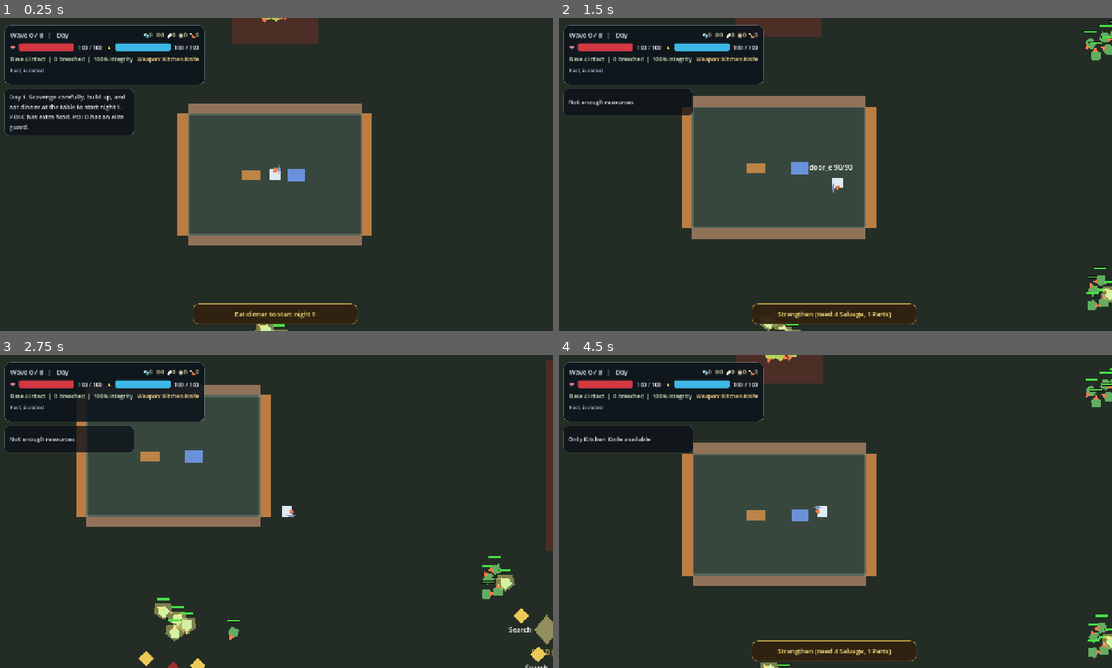
Above: before the commit, frames 1-4 (two rows, left to right).
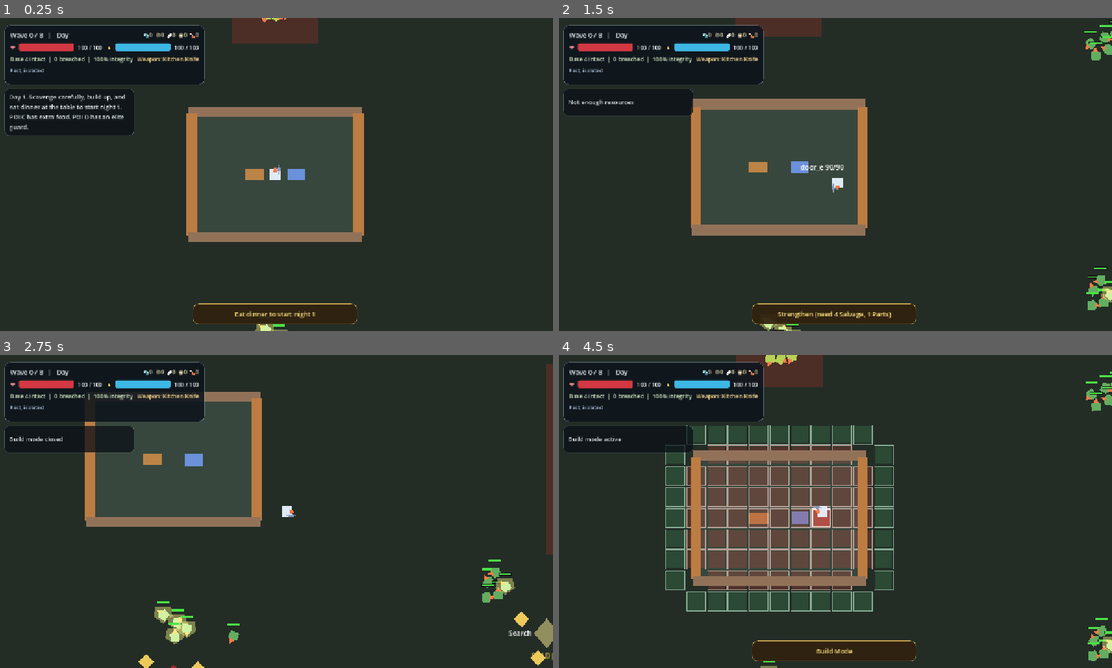
Above: after the commit, the same moments.

Repository: fb-retired-eng/home-survival
Game: Godot game, scene res://scenes/main/Game.tscn
Two runs of this game, one before a commit and one after it. Both use one fixed random seed, a clock stepped at 60 frames per second and the inputs below.
Inputs:
- Up to frame 1 (0.25 s): no input
- Up to frame 2 (1.5 s): tap Enter at 0.5 s; hold D (move_right) 0.53-1.28 s; tap Space (attack) at 0.6 s; tap E (interact) at 0.8, 1.35 s; hold S (move_down) from 1.28 s (still down)
- Up to frame 3 (2.75 s): tap B (build_mode, bound only after the commit) at 1.55, 2.1 s; release S (move_down) at 2.03 s; hold D (move_right) from 2.03 s (still down); tap Space (attack) at 2.3 s
- Up to frame 4 (4.5 s): release D (move_right) at 2.78 s; hold W (move_up) 2.78-3.53 s; tap Space (attack) at 2.85 s; tap E (interact) at 3.05, 3.6 s; hold A (move_left) from 3.53 s (still down); tap B (build_mode, bound only after the commit) at 3.8 s; tap C (reload_weapon) at 4.15 s; tap X (switch_weapon) at 4.35 s

The runs differ from the first frame. In frame 1, 3.8% of the frame differs, in the area x 32-68%, y 27-73%; in frame 2, 3.8%; in frame 3, 4.4%; in frame 4, 20%, in the area x 1-100%, y 0-100%.

Commit message:
Add construction grid foundation

Diff:
--- a/data/resources/mvp0_perimeter.tres
+++ b/data/resources/mvp0_perimeter.tres
@@ -8,7 +8,7 @@
 [sub_resource type="Resource" id="1"]
 script = ExtResource("2_segment")
 socket_id = &"wall_n"
-position = Vector2(1280, 568)
+position = Vector2(1280, 576)
 current_hp = 120
 structure_profile = ExtResource("3_wall_profile")
 socket_size = Vector2(400, 24)
@@ -18,7 +18,7 @@
 [sub_resource type="Resource" id="2"]
 script = ExtResource("2_segment")
 socket_id = &"wall_s"
-position = Vector2(1280, 872)
+position = Vector2(1280, 864)
 current_hp = 120
 structure_profile = ExtResource("3_wall_profile")
 socket_size = Vector2(400, 24)
@@ -29,7 +29,7 @@
 script = ExtResource("2_segment")
 socket_id = &"door_w"
 socket_type = "door"
-position = Vector2(1068, 720)
+position = Vector2(1088, 720)
 structure_profile = ExtResource("4_door_profile")
 socket_size = Vector2(24, 280)
 interaction_area_offset = Vector2(40, 0)
@@ -39,7 +39,7 @@
 script = ExtResource("2_segment")
 socket_id = &"door_e"
 socket_type = "door"
-position = Vector2(1492, 720)
+position = Vector2(1472, 720)
 structure_profile = ExtResource("4_door_profile")
 socket_size = Vector2(24, 280)
 interaction_area_offset = Vector2(-40, 0)
--- a/project.godot
+++ b/project.godot
@@ -75,6 +75,11 @@
 "events": [Object(InputEventKey,"resource_local_to_scene":false,"resource_name":"","device":-1,"window_id":0,"alt_press …(191 unchanged characters)…
 ]
 }
+build_mode={
+"deadzone": 0.5,
+"events": [Object(InputEventKey,"resource_local_to_scene":false,"resource_name":"","device":-1,"window_id":0,"alt_pressed":false,"shift_pressed":false,"ctrl_pressed":false,"meta_pressed":false,"pressed":false,"keycode":0,"physical_keycode":66,"key_label":0,"unicode":98,"location":0,"echo":false,"script":null)
+]
+}
 restart_run={
 "deadzone": 0.5,
 "events": [Object(InputEventKey,"resource_local_to_scene":false,"resource_name":"","device":-1,"window_id":0,"alt_press …(192 unchanged characters)…
--- a/scenes/main/Game.tscn
+++ b/scenes/main/Game.tscn
@@ -27,6 +27,7 @@
 [ext_resource type="Resource" path="res://data/enemies/zombie_brute.tres" id="26_brute_enemy"]
 [ext_resource type="Resource" path="res://data/enemies/zombie_elite_spitter.tres" id="27_elite_spitter_enemy"]
 [ext_resource type="Resource" path="res://data/enemies/zombie_elite_brute.tres" id="28_elite_brute_enemy"]
+[ext_resource type="PackedScene" path="res://scenes/world/ConstructionGrid.tscn" id="29_construction_grid_scene"]
 
 [sub_resource type="RectangleShape2D" id="1_horizontal_wall"]
 size = Vector2(2560, 32)
@@ -80,6 +81,11 @@
 color = Color(0.84, 0.9, 0.82, 0.2)
 polygon = PackedVector2Array(1476, 580, 1480, 580, 1480, 860, 1476, 860)
 
+[node name="ConstructionGrid" parent="World" unique_id=1901099546 instance=ExtResource("29_construction_grid_scene")]
+position = Vector2(1088, 576)
+buildable_cells = PackedVector2Array(0, -1, 1, -1, 2, -1, 3, -1, 4, -1, 5, -1, 6, -1, 7, -1, 8, -1, 0, 7, 1, 7, 2, 7, 3, 7, 4, 7, 5, 7, 6, 7, 7, 7, 8, 7, -1, 0, -1, 1, -1, 2, -1, 3, -1, 4, -1, 5, -1, 6, 9, 0, 9, 1, 9, 2, 9, 3, 9, 4, 9, 5, 9, 6)
+reserved_cells = PackedVector2Array(1, 0, 2, 0, 3, 0, 4, 0, 5, 0, 6, 0, 7, 0, 1, 1, 2, 1, 3, 1, 4, 1, 5, 1, 6, 1, 7, 1, 0, 1, 0, 2, 0, 3, 0, 4, 0, 5, 8, 1, 8, 2, 8, 3, 8, 4, 8, 5, 1, 2, 2, 2, 3, 2, 4, 2, 5, 2, 6, 2, 7, 2, 1, 3, 2, 3, 3, 3, 4, 3, 5, 3, 6, 3, 7, 3, 1, 4, 2, 4, 3, 4, 4, 4, 5, 4, 6, 4, 7, 4, 1, 5, 2, 5, 3, 5, 4, 5, 5, 5, 6, 5, 7, 5, 1, 6, 2, 6, 3, 6, 4, 6, 5, 6, 6, 6, 7, 6)
+
 [node name="NorthLane" type="Polygon2D" parent="World" unique_id=348883657]
 color = Color(0.46, 0.19, 0.16, 0.5)
 polygon = PackedVector2Array(1180, 0, 1380, 0, 1380, 420, 1180, 420)
@@ -414,10 +420,10 @@
 shape = SubResource("2_vertical_wall")
 
 [node name="SleepPoint" parent="World" unique_id=718184641 instance=ExtResource("3_sleep_scene")]
-position = Vector2(1328, 722)
+position = Vector2(1328, 720)
 
 [node name="FoodTable" parent="World" unique_id=1408184640 instance=ExtResource("20_food_table_scene")]
-position = Vector2(1226, 722)
+position = Vector2(1232, 720)
 
 [node name="DefenseSockets" type="Node2D" parent="World" unique_id=1508673809]
 
--- /dev/null
+++ b/scenes/world/ConstructionGrid.tscn
@@ -0,0 +1,24 @@
+[gd_scene load_steps=2 format=3]
+
+[ext_resource type="Script" path="res://scripts/world/construction_grid.gd" id="1_construction_grid"]
+
+[node name="ConstructionGrid" type="Node2D"]
+script = ExtResource("1_construction_grid")
+z_as_relative = false
+z_index = 40
+
+[node name="BuildableOverlay" type="Node2D" parent="."]
+
+[node name="ReservedOverlay" type="Node2D" parent="."]
+
+[node name="Preview" type="Polygon2D" parent="."]
+visible = false
+color = Color(0.36, 0.9, 0.48, 0.58)
+polygon = PackedVector2Array(-20, -20, 20, -20, 20, 20, -20, 20)
+
+[node name="PreviewOutline" type="Line2D" parent="."]
+visible = false
+width = 3.0
+default_color = Color(0.96, 0.98, 0.92, 0.95)
+closed = true
+points = PackedVector2Array(-20, -20, 20, -20, 20, 20, -20, 20)
--- /dev/null
+++ b/scenes/world/Placeable.tscn
@@ -0,0 +1,10 @@
+[gd_scene load_steps=2 format=3]
+
+[ext_resource type="Script" path="res://scripts/world/placeable.gd" id="1_placeable"]
+
+[node name="Placeable" type="Node2D"]
+script = ExtResource("1_placeable")
+
+[node name="Visual" type="Polygon2D" parent="."]
+color = Color(0.72, 0.74, 0.78, 1)
+polygon = PackedVector2Array(-16, -16, 16, -16, 16, 16, -16, 16)
--- /dev/null
+++ b/scripts/data/placeable_profile.gd
@@ -0,0 +1,44 @@
+extends Resource
+class_name PlaceableProfile
+
+@export var placeable_id: StringName = &"placeable"
+@export var display_name: String = "Placeable"
+@export_enum("barrier", "trap", "utility", "turret") var category: String = "barrier"
+@export var footprint_cells: PackedVector2Array = PackedVector2Array([Vector2.ZERO])
+@export var build_cost: Dictionary = {}
+@export var repair_cost: Dictionary = {}
+@export var max_hp: int = 100
+@export var blocks_movement: bool = true
+@export var blocks_projectiles: bool = false
+@export var can_stack_with_other_placeables: bool = false
+@export var interaction_priority: int = 9
+@export var contact_damage: int = 0
+@export_range(0.0, 1.0, 0.05) var slow_factor: float = 0.0
+@export_range(0.0, 600.0, 5.0) var lure_radius: float = 0.0
+@export_range(0.0, 600.0, 5.0) var fire_range: float = 0.0
+@export_range(0.0, 360.0, 1.0) var fire_arc: float = 90.0
+@export_range(0.05, 10.0, 0.05) var fire_interval: float = 1.0
+@export var bullet_cost_per_shot: int = 0
+@export_range(1, 20, 1) var burst_count: int = 1
+@export_range(0.0, 3.0, 0.05) var burst_spacing: float = 0.1
+@export_range(0.0, 5.0, 0.05) var reload_time: float = 0.0
+@export var line_of_fire_required: bool = true
+@export var visual_color: Color = Color(0.72, 0.74, 0.78, 1.0)
+
+
+func is_valid_profile() -> bool:
+	if placeable_id == StringName():
+		return false
+	if display_name.is_empty():
+		return false
+	if category != "barrier" and category != "trap" and category != "utility" and category != "turret":
+		return false
+	if max_hp <= 0:
+		return false
+	if burst_count <= 0:
+		return false
+	if fire_interval <= 0.0:
+		return false
+	if bullet_cost_per_shot < 0:
+		return false
+	return not footprint_cells.is_empty()
--- /dev/null
+++ b/scripts/debug/construction_grid_probe.gd
@@ -0,0 +1,95 @@
+extends SceneTree
+
+
+func _wait_frames() -> void:
+	await process_frame
+	await physics_frame
+	await process_frame
+
+
+func _toggle_build_mode() -> void:
+	Input.action_press("build_mode")
+	await physics_frame
+	await process_frame
+	Input.action_release("build_mode")
+	await process_frame
+
+
+func _press_attack() -> void:
+	Input.action_press("attack")
+	await physics_frame
+	await process_frame
+	Input.action_release("attack")
+	await process_frame
+
+
+func _press_reload() -> void:
+	Input.action_press("reload_weapon")
+	await physics_frame
+	await process_frame
+	Input.action_release("reload_weapon")
+	await process_frame
+
+
+func _init() -> void:
+	var game_scene := load("res://scenes/main/Game.tscn")
+	var game = game_scene.instantiate()
+	root.add_child(game)
+	await _wait_frames()
+
+	var grid = game.construction_grid
+	var player = game.player
+	var pistol := load("res://data/weapons/pistol.tres")
+
+	player.global_position = grid.to_global(Vector2(4.0 * grid.cell_size.x, 3.0 * grid.cell_size.y))
+	await _wait_frames()
+	await _toggle_build_mode()
+	await _wait_frames()
+
+	print("construction_grid_probe_active=%s" % str(player.is_build_mode_active()))
+	print("construction_grid_probe_preview_visible=%s" % str(grid.preview.visible))
+	print("construction_grid_probe_reserved_reason=%s" % grid.get_preview_reason())
+
+	player.global_position = grid.to_global(Vector2(12.0 * grid.cell_size.x, 12.0 * grid.cell_size.y))
+	await _wait_frames()
+
+	print("construction_grid_probe_offgrid_reason=%s" % grid.get_preview_reason())
+	print("construction_grid_probe_offgrid_cell=%s" % str(grid.get_preview_cell()))
+
+	player.global_position = grid.to_global(Vector2(4.0 * grid.cell_size.x, -1.0 * grid.cell_size.y))
+	await _wait_frames()
+
+	print("construction_grid_probe_valid_reason=%s" % grid.get_preview_reason())
+	print("construction_grid_probe_valid_cell=%s" % str(grid.get_preview_cell()))
+
+	await _toggle_build_mode()
+	await _wait_frames()
+	print("construction_grid_probe_inactive=%s" % str(not player.is_build_mode_active()))
+
+	await _toggle_build_mode()
+	await _wait_frames()
+	game.game_manager.reset_run()
+	await _wait_frames()
+	print("construction_grid_probe_reset_closed=%s" % str(not player.is_build_mode_active()))
+
+	await _press_attack()
+	await _toggle_build_mode()
+	await _wait_frames()
+	print("construction_grid_probe_attack_blocked=%s" % str(not player.is_build_mode_active()))
+	player.attack_cooldown_remaining = 0.0
+
+	player.obtain_weapon(pistol, true, false)
+	player._set_weapon_magazine_ammo(pistol, 1)
+	player.add_resource("bullets", 6, false)
+	await _press_reload()
+	await _toggle_build_mode()
+	await _wait_frames()
+	print("construction_grid_probe_reload_blocked=%s" % str(not player.is_build_mode_active()))
+	player._cancel_reload()
+
+	game._on_food_table_requested(player)
+	await _wait_frames()
+	await _toggle_build_mode()
+	await _wait_frames()
+	print("construction_grid_probe_night_blocked=%s" % str(not player.is_build_mode_active()))
+	quit()
--- /dev/null
+++ b/scripts/debug/test_mode_construction_probe.gd
@@ -0,0 +1,27 @@
+extends SceneTree
+
+
+func _wait_frames() -> void:
+	await process_frame
+	await physics_frame
+	await process_frame
+
+
+func _init() -> void:
+	var game_scene := load("res://scenes/main/Game.tscn")
+	var game = game_scene.instantiate()
+	game.enable_test_mode = true
+	root.add_child(game)
+	await _wait_frames()
+
+	print("test_mode_construction_probe_salvage=%d" % int(game.player.resources.get("salvage", 0)))
+	print("test_mode_construction_probe_parts=%d" % int(game.player.resources.get("parts", 0)))
+	print("test_mode_construction_probe_bullets=%d" % int(game.player.resources.get("bullets", 0)))
+	print("test_mode_construction_probe_food=%d" % int(game.player.resources.get("food", 0)))
+
+	game.game_manager.reset_run()
+	await _wait_frames()
+
+	print("test_mode_construction_probe_after_reset_salvage=%d" % int(game.player.resources.get("salvage", 0)))
+	print("test_mode_construction_probe_after_reset_parts=%d" % int(game.player.resources.get("parts", 0)))
+	quit()
--- a/scripts/main/game.gd
+++ b/scripts/main/game.gd
@@ -26,8 +26,10 @@
 @export_range(0, 4, 1) var daily_poi_refill_bonus_nodes: int = 1
 @export var enable_test_mode: bool = false
 @export var test_mode_weapons: Array[Resource] = []
-@export var test_mode_bullets: int = 18
-@export var test_mode_food: int = 4
+@export var test_mode_salvage: int = 72
+@export var test_mode_parts: int = 30
+@export var test_mode_bullets: int = 36
+@export var test_mode_food: int = 10
 @export var roaming_early_enemies: Array[Resource] = []
 @export var roaming_mid_enemies: Array[Resource] = []
 @export var roaming_late_enemies: Array[Resource] = []
@@ -40,6 +42,7 @@
 @onready var sleep_point: Area2D = $World/SleepPoint
 @onready var spawn_markers_root: Node2D = $World/SpawnMarkers
 @onready var defense_sockets: Node2D = $World/DefenseSockets
+@onready var construction_grid = $World/ConstructionGrid
 @onready var exploration_spawn_points_root: Node2D = $World/ExplorationSpawnPoints
 @onready var roaming_spawn_zones_root: Node2D = $World/RoamingSpawnZones
 @onready var exploration_enemy_layer: Node2D = $World/ExplorationEnemies
@@ -80,11 +83,23 @@
 	player.message_requested.connect(hud.set_status)
 	player.player_died.connect(_on_player_died)
 	player.weapon_noise_emitted.connect(_on_player_weapon_noise_emitted)
+	player.build_mode_toggled.connect(_on_player_build_mode_toggled)
 	game_manager.run_state_changed.connect(_on_run_state_changed)
 	_configure_scavenge_nodes()
+	player.set_build_mode_allowed(game_manager.run_state == game_manager.RunState.PRE_WAVE)
 	_on_wave_changed(game_manager.current_wave)
 	_on_run_state_changed(game_manager.run_state)
 	_refresh_base_status()
+
+
+func _physics_process(_delta: float) -> void:
+	if construction_grid == null:
+		return
+	if not construction_grid.is_build_mode_active():
+		return
+	if player == null or not is_instance_valid(player):
+		return
+	construction_grid.set_preview_world_position(player.global_position)
 
 
 func _build_defense_sockets() -> void:
@@ -181,9 +196,11 @@
 
 
 func _on_run_state_changed(new_state: int) -> void:
+	player.set_build_mode_allowed(new_state == game_manager.RunState.PRE_WAVE)
 	if new_state == game_manager.RunState.LOSS:
 		wave_manager.reset()
 		_clear_exploration_enemies()
+		player.set_build_mode_active(false, false)
 		player.cancel_timed_action()
 		hud.show_end_overlay("Run Failed", "You died.\nPress R to restart.", Color(0.94, 0.42, 0.38, 1.0))
 		hud.set_phase("Phase: Loss")
@@ -194,6 +211,7 @@
 	if new_state == game_manager.RunState.WIN:
 		wave_manager.reset()
 		_clear_exploration_enemies()
+		player.set_build_mode_active(false, false)
 		hud.show_end_overlay("Victory", "You survived all %d waves.\nPress R to restart." % game_manager.final_wave, Color(0.96, 0.84, 0.42, 1.0))
 		hud.set_phase("Phase: Victory")
 		hud.set_status("You survived all %d waves" % game_manager.final_wave)
@@ -203,6 +221,7 @@
 	hud.hide_end_overlay()
 
 	if new_state == game_manager.RunState.ACTIVE_WAVE:
+		player.set_build_mode_active(false, false)
 		_clear_roaming_exploration_enemies()
 		_set_exploration_enemies_suspended(true)
 		hud.set_phase("Phase: Night")
@@ -211,6 +230,7 @@
 		return
 
 	if new_state == game_manager.RunState.POST_WAVE:
+		player.set_build_mode_active(false, false)
 		hud.set_phase("Phase: Post-Wave")
 		hud.set_status("Night %d cleared. Sleep on the bed to start the next day." % game_manager.current_wave)
 		player.refresh_interaction_prompt()
@@ -220,6 +240,17 @@
 		if _is_resetting_run:
 			return
 		_enter_day_phase()
+
+
+func _on_player_build_mode_toggled(active: bool) -> void:
+	if construction_grid == null:
+		return
+	construction_grid.set_build_mode_active(active)
+	if active:
+		construction_grid.set_preview_world_position(player.global_position)
+		hud.set_status("Build mode active. Move to a marked cell.")
+		return
+	_refresh_phase_status()
 
 
 func _on_wave_changed(new_wave: int) -> void:
@@ -374,6 +405,10 @@
 
 	for weapon in test_mode_weapons:
 		player.obtain_weapon(weapon, true, false)
+	if test_mode_salvage > 0:
+		player.add_resource("salvage", test_mode_salvage, false)
+	if test_mode_parts > 0:
+		player.add_resource("parts", test_mode_parts, false)
 	if test_mode_bullets > 0:
 		player.add_resource("bullets", test_mode_bullets, false)
 	if test_mode_food > 0:
--- a/scripts/player/player.gd
+++ b/scripts/player/player.gd
@@ -33,6 +33,7 @@
 signal weapon_status_changed(text: String)
 signal weapon_trait_changed(text: String)
 signal weapon_noise_emitted(source_position: Vector2, noise_radius: float, noise_alert_budget: float, weapon_id: StringName)
+signal build_mode_toggled(active: bool)
 
 @export var max_health: int = 100
 @export var max_energy: int = 100
@@ -104,6 +105,8 @@
 var _reload_time_remaining: float = 0.0
 var _reload_weapon_id: StringName = StringName()
 var _shot_impact_tween: Tween
+var _build_mode_active: bool = false
+var _build_mode_allowed: bool = true
 
 @onready var body_visual: Polygon2D = $Body
 @onready var facing_marker: Polygon2D = $FacingMarker
@@ -171,6 +174,12 @@
 	move_and_slide()
 	_update_render_order()
 
+	if Input.is_action_just_pressed("build_mode"):
+		_attempt_toggle_build_mode()
+
+	if _build_mode_active:
+		return
+
 	if Input.is_action_just_pressed("interact"):
 		_attempt_interact()
 
@@ -312,6 +321,29 @@
 
 func refresh_interaction_prompt() -> void:
 	_update_interaction_prompt()
+
+
+func set_build_mode_allowed(allowed: bool) -> void:
+	_build_mode_allowed = allowed
+	if not allowed and _build_mode_active:
+		set_build_mode_active(false, false)
+
+
+func set_build_mode_active(active: bool, show_message: bool = true) -> void:
+	if _build_mode_active == active:
+		return
+	_build_mode_active = active
+	build_mode_toggled.emit(_build_mode_active)
+	if show_message:
+		if _build_mode_active:
+			message_requested.emit("Build mode active")
+		else:
+			message_requested.emit("Build mode closed")
+	_update_interaction_prompt()
+
+
+func is_build_mode_active() -> bool:
+	return _build_mode_active
 
 
 func take_damage(amount: int, _source: Variant = null) -> void:
@@ -544,6 +576,25 @@
 	_begin_reload(weapon, auto_triggered)
 
 
+func _attempt_toggle_build_mode() -> void:
+	if is_dead or is_busy:
+		return
+	if _build_mode_active:
+		set_build_mode_active(false)
+		return
+	if not _build_mode_allowed:
+		message_requested.emit("Can only build during the day")
+		return
+	if _has_active_combat_action():
+		message_requested.emit("Finish current action first")
+		return
+	set_build_mode_active(true)
+
+
+func _has_active_combat_action() -> bool:
+	return _attack_windup_pending or _is_reloading_weapon() or attack_cooldown_remaining > 0.0
+
+
 func _attempt_switch_weapon() -> void:
 	if is_dead or is_busy or _attack_windup_pending:
 		return
@@ -592,6 +643,7 @@
 func reset_for_new_run() -> void:
 	is_dead = false
 	cancel_timed_action()
+	set_build_mode_active(false, false)
 	current_health = max_health
 	current_energy = max_energy
 	resources = {
@@ -784,6 +836,10 @@
 
 	if is_busy:
 		interaction_prompt_changed.emit(_busy_label)
+		return
+
+	if _build_mode_active:
+		interaction_prompt_changed.emit("Build Mode")
 		return
 
 	var interactable := _get_active_interactable()
--- /dev/null
+++ b/scripts/world/construction_grid.gd
@@ -0,0 +1,171 @@
+extends Node2D
+class_name ConstructionGrid
+
+const CELL_OUTLINE_INSET := 4.0
+const CELL_BORDER_INSET := 2.0
+
+@export var cell_size: Vector2 = Vector2(48.0, 48.0)
+@export var buildable_cells: PackedVector2Array = PackedVector2Array()
+@export var reserved_cells: PackedVector2Array = PackedVector2Array()
+
+var _build_mode_active: bool = false
+var _preview_cell: Vector2i = Vector2i.ZERO
+var _preview_reason: String = ""
+var _occupied_cells: Dictionary = {}
+
+@onready var buildable_overlay: Node2D = $BuildableOverlay
+@onready var reserved_overlay: Node2D = $ReservedOverlay
+@onready var preview: Polygon2D = $Preview
+@onready var preview_outline: Line2D = $PreviewOutline
+
+
+func _ready() -> void:
+	_rebuild_overlays()
+	set_build_mode_active(false)
+
+
+func set_build_mode_active(active: bool) -> void:
+	_build_mode_active = active
+	buildable_overlay.visible = active
+	reserved_overlay.visible = active
+	preview.visible = active
+	preview_outline.visible = active
+
+
+func is_build_mode_active() -> bool:
+	return _build_mode_active
+
+
+func set_preview_world_position(world_position: Vector2) -> void:
+	var local_position: Vector2 = to_local(world_position)
+	var target_cell: Vector2i = _world_to_cell(local_position)
+	_preview_cell = target_cell
+	_update_preview_visual()
+
+
+func get_preview_cell() -> Vector2i:
+	return _preview_cell
+
+
+func get_preview_world_position() -> Vector2:
+	return to_global(_cell_to_world(_preview_cell))
+
+
+func get_preview_reason() -> String:
+	return _preview_reason
+
+
+func is_cell_buildable(cell: Vector2i) -> bool:
+	return _has_cell(buildable_cells, cell)
+
+
+func is_cell_reserved(cell: Vector2i) -> bool:
+	return _has_cell(reserved_cells, cell)
+
+
+func is_cell_occupied(cell: Vector2i) -> bool:
+	return _occupied_cells.has(cell)
+
+
+func is_cell_valid_for_basic_placeable(cell: Vector2i) -> bool:
+	if not is_cell_buildable(cell):
+		return false
+	if is_cell_reserved(cell):
+		return false
+	if is_cell_occupied(cell):
+		return false
+	return true
+
+
+func _is_cell_previewable(cell: Vector2i) -> bool:
+	return is_cell_buildable(cell) or is_cell_reserved(cell)
+
+
+func _world_to_cell(local_position: Vector2) -> Vector2i:
+	return Vector2i(
+		floori((local_position.x + cell_size.x * 0.5) / cell_size.x),
+		floori((local_position.y + cell_size.y * 0.5) / cell_size.y)
+	)
+
+
+func _cell_to_world(cell: Vector2i) -> Vector2:
+	return Vector2(float(cell.x) * cell_size.x, float(cell.y) * cell_size.y)
+
+
+func _update_preview_visual() -> void:
+	var center: Vector2 = _cell_to_world(_preview_cell)
+	preview.position = center
+	preview_outline.position = center
+	if is_cell_valid_for_basic_placeable(_preview_cell):
+		preview.color = Color(0.36, 0.9, 0.48, 0.58)
+		preview_outline.default_color = Color(0.92, 1.0, 0.94, 0.96)
+		_preview_reason = ""
+	elif is_cell_reserved(_preview_cell):
+		preview.color = Color(0.92, 0.34, 0.3, 0.58)
+		preview_outline.default_color = Color(1.0, 0.92, 0.9, 0.96)
+		_preview_reason = "Reserved"
+	elif is_cell_occupied(_preview_cell):
+		preview.color = Color(0.92, 0.34, 0.3, 0.58)
+		preview_outline.default_color = Color(1.0, 0.92, 0.9, 0.96)
+		_preview_reason = "Blocked"
+	else:
+		preview.color = Color(0.92, 0.34, 0.3, 0.58)
+		preview_outline.default_color = Color(1.0, 0.92, 0.9, 0.96)
+		_preview_reason = "Blocked"
+
+
+func _rebuild_overlays() -> void:
+	for child in buildable_overlay.get_children():
+		child.queue_free()
+	for child in reserved_overlay.get_children():
+		child.queue_free()
+
+	for raw_cell in buildable_cells:
+		_add_overlay_cell(
+			buildable_overlay,
+			Vector2i(roundi(raw_cell.x), roundi(raw_cell.y)),
+			Color(0.26, 0.58, 0.36, 0.28),
+			Color(0.76, 0.96, 0.82, 0.62)
+		)
+	for raw_cell in reserved_cells:
+		_add_overlay_cell(
+			reserved_overlay,
+			Vector2i(roundi(raw_cell.x), roundi(raw_cell.y)),
+			Color(0.78, 0.28, 0.24, 0.28),
+			Color(1.0, 0.82, 0.78, 0.62)
+		)
+
+
+func _add_overlay_cell(parent_node: Node, cell: Vector2i, fill_color: Color, border_color: Color) -> void:
+	var half_size := cell_size * 0.5 - Vector2(CELL_OUTLINE_INSET, CELL_OUTLINE_INSET)
+	var polygon := Polygon2D.new()
+	polygon.position = _cell_to_world(cell)
+	polygon.color = fill_color
+	polygon.polygon = PackedVector2Array([
+		Vector2(-half_size.x, -half_size.y),
+		Vector2(half_size.x, -half_size.y),
+		Vector2(half_size.x, half_size.y),
+		Vector2(-half_size.x, half_size.y),
+	])
+	parent_node.add_child(polygon)
+
+	var border_half_size := cell_size * 0.5 - Vector2(CELL_BORDER_INSET, CELL_BORDER_INSET)
+	var border := Line2D.new()
+	border.position = _cell_to_world(cell)
+	border.width = 2.0
+	border.default_color = border_color
+	border.closed = true
+	border.points = PackedVector2Array([
+		Vector2(-border_half_size.x, -border_half_size.y),
+		Vector2(border_half_size.x, -border_half_size.y),
+		Vector2(border_half_size.x, border_half_size.y),
+		Vector2(-border_half_size.x, border_half_size.y),
+	])
+	parent_node.add_child(border)
+
+
+func _has_cell(cells: PackedVector2Array, target: Vector2i) -> bool:
+	for raw_cell in cells:
+		if Vector2i(roundi(raw_cell.x), roundi(raw_cell.y)) == target:
+			return true
+	return false
--- /dev/null
+++ b/scripts/world/placeable.gd
@@ -0,0 +1,49 @@
+extends Node2D
+class_name Placeable
+
+const PLACEABLE_PROFILE_SCRIPT := preload("res://scripts/data/placeable_profile.gd")
+
+signal state_changed(placeable: Placeable)
+
+@export var profile: Resource
+@export var current_hp: int = 100
+@export var placed_this_run: bool = true
+@export var is_dismantled: bool = false
+
+@onready var visual: Polygon2D = $Visual
+
+
+func _ready() -> void:
+	_refresh_from_profile()
+
+
+func _refresh_from_profile() -> void:
+	if profile == null or profile.get_script() != PLACEABLE_PROFILE_SCRIPT:
+		return
+	current_hp = clamp(current_hp, 0, int(profile.max_hp))
+	visual.color = profile.visual_color
+	state_changed.emit(self)
+
+
+func get_placeable_id() -> StringName:
+	if profile == null or profile.get_script() != PLACEABLE_PROFILE_SCRIPT:
+		return StringName()
+	return StringName(profile.placeable_id)
+
+
+func get_display_name() -> String:
+	if profile == null or profile.get_script() != PLACEABLE_PROFILE_SCRIPT:
+		return "Placeable"
+	return String(profile.display_name)
+
+
+func get_build_cost() -> Dictionary:
+	if profile == null or profile.get_script() != PLACEABLE_PROFILE_SCRIPT:
+		return {}
+	return profile.build_cost.duplicate(true)
+
+
+func get_repair_cost() -> Dictionary:
+	if profile == null or profile.get_script() != PLACEABLE_PROFILE_SCRIPT:
+		return {}
+	return profile.repair_cost.duplicate(true)
Not shown, added: scripts/data/placeable_profile.gd.uid
Not shown, added: scripts/debug/construction_grid_probe.gd.uid
Not shown, added: scripts/debug/test_mode_construction_probe.gd.uid
Not shown, added: scripts/world/construction_grid.gd.uid
Not shown, added: scripts/world/placeable.gd.uid
Not shown, added: CONSTRUCTION_SYSTEM_PLAN.md
Not shown, changed: PROJECT_EXECUTION_LOG.md
